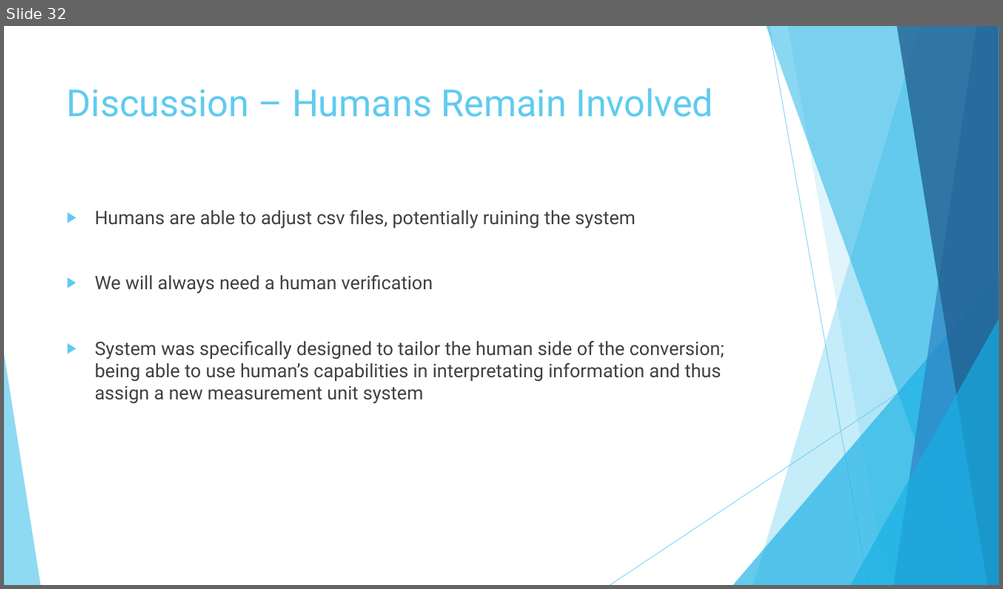
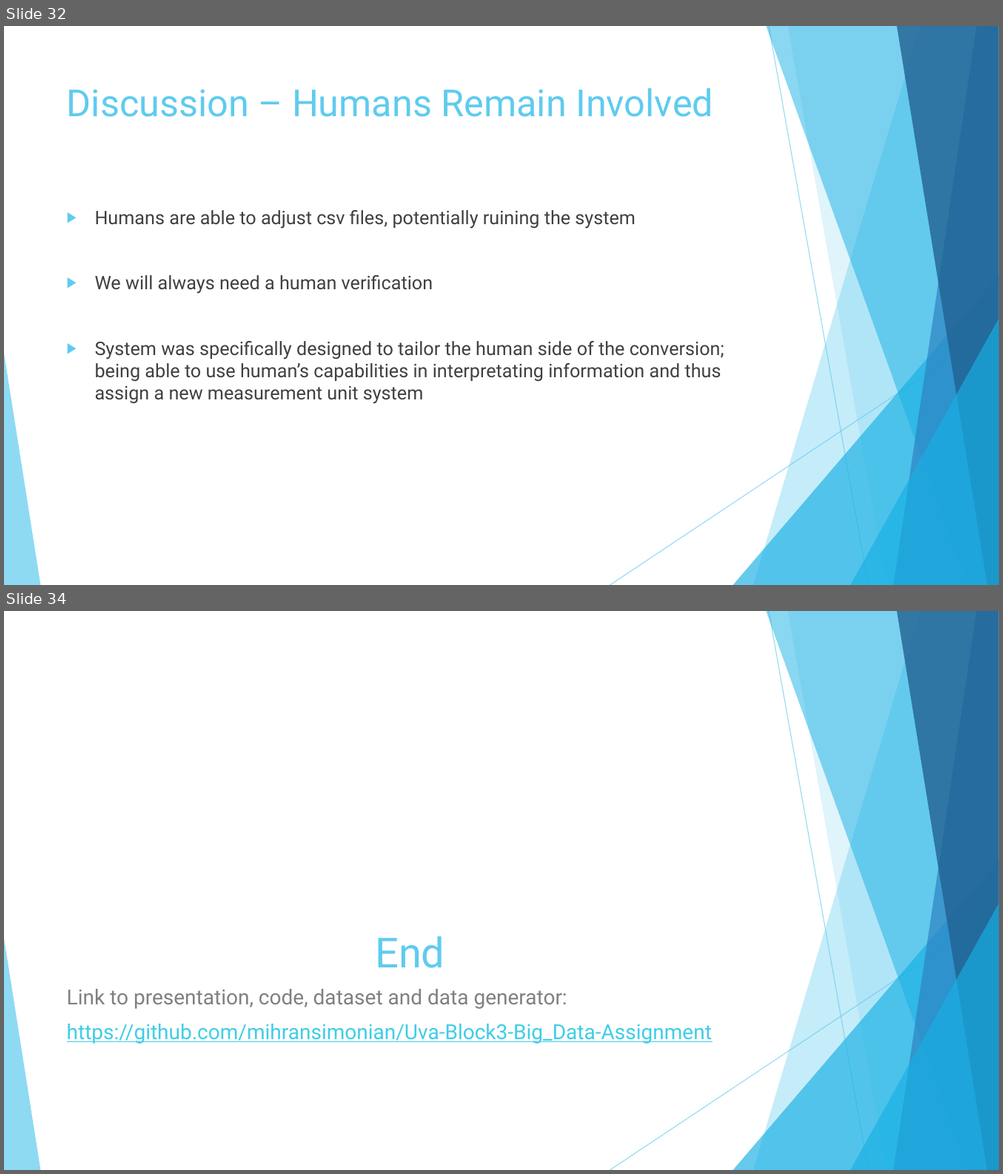
Before and after one commit to mihransimonian/Uva-Block3-Big_Data-Assignment, a slide deck: Presentation/Converting Units Across Multiple Data Sources Using CSV.pptx. Shown one above the other, each under a label of ours: slide 32 before the commit, slides 32 and 34 after it; the slides between them are not shown. The pictures are 1003x589 and 1003x1174 pixels, drawn with LibreOffice and Linux fonts; fonts in the diff are those of the drawing. Boxes give left, top, right and bottom in pixels: in the first picture for what was removed or moved away, otherwise in the second. Text is boxed around its words. In the diff, an @@ line names an element or a change of style, - is before the commit and + after.

```diff
--- a/Presentation/Converting Units Across Multiple Data Sources Using CSV.pptx
+++ b/Presentation/Converting Units Across Multiple Data Sources Using CSV.pptx
@@ slide 34 added at (x1=4, y1=611, x2=999, y2=1170), background #FFFFFF; not listed: 10 template elements that a slide beside it also shows @@
@@ title added at (x1=375, y1=937, x2=444, y2=968), 40 pt, text #5FCBEF @@
+End
@@ text added at (x1=67, y1=989, x2=711, y2=1044), 20 pt, text #3FCDE7, underline @@
+Link to presentation, code, dataset and data generator:
+https://github.com/mihransimonian/Uva-Block3-Big_Data-Assignment
```
Also in this commit, not shown: 5 slides changed, 2 other files.
